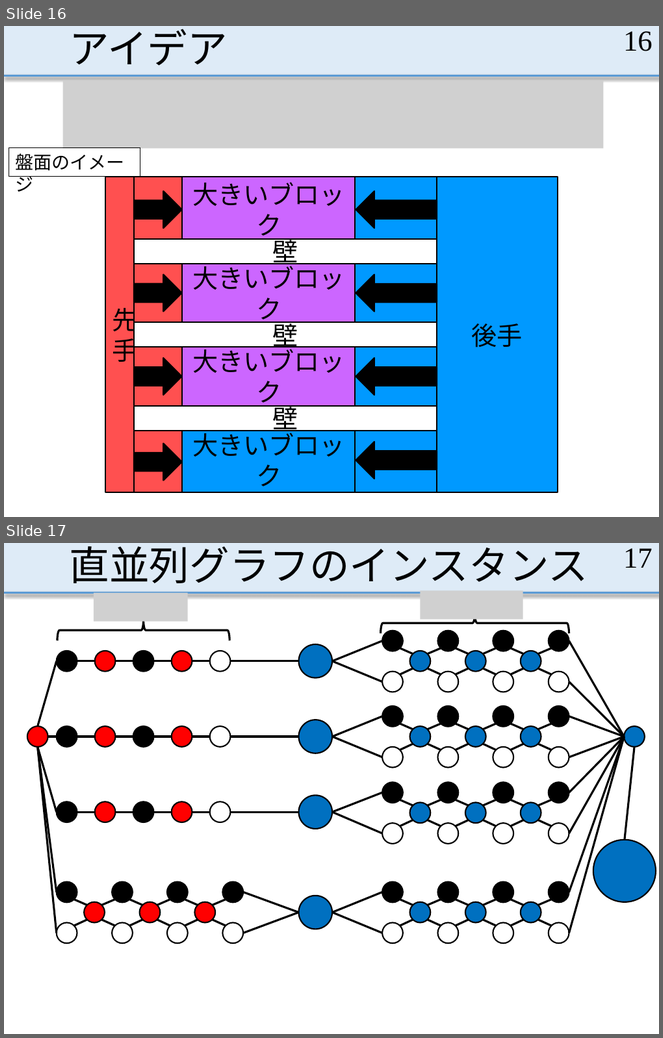
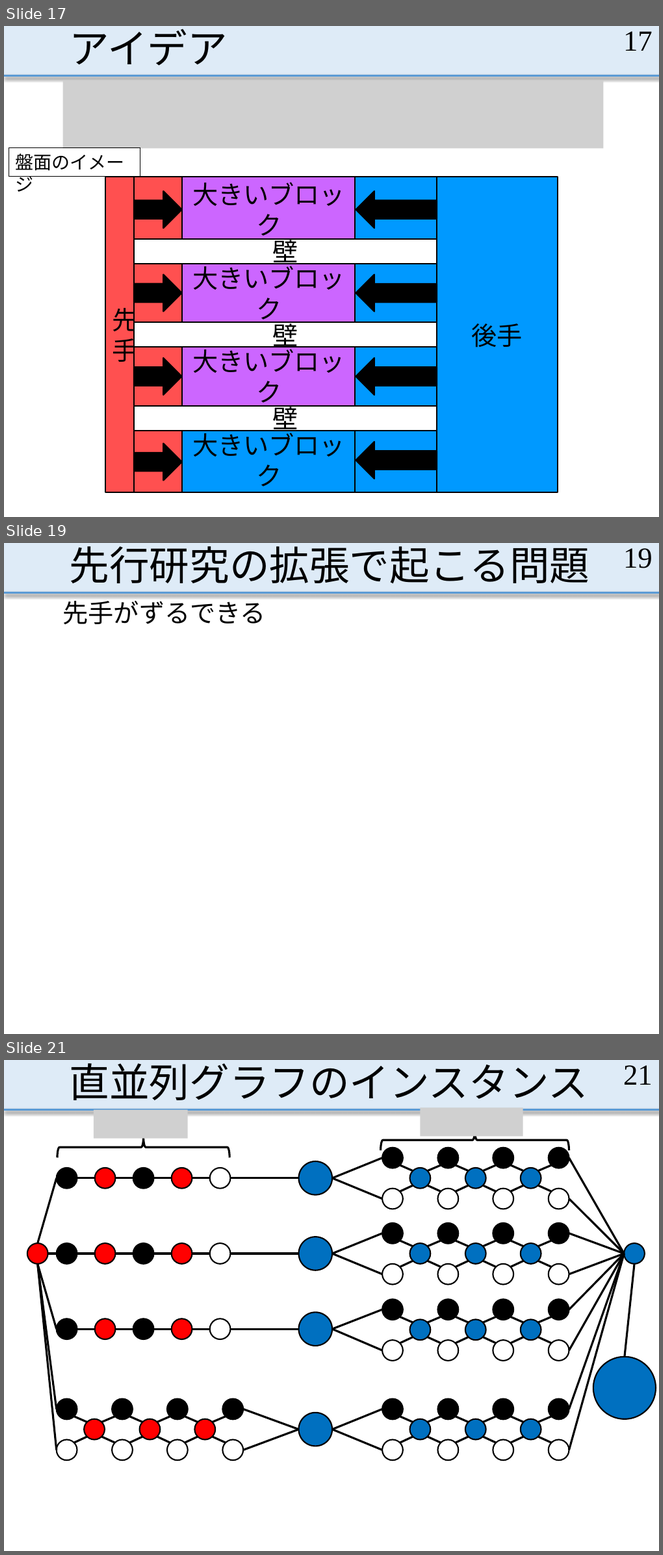
Before and after one commit to MasayaOda/SR, a slide deck: 191120oda.pptx. Shown one above the other, each under a label of ours: slides 16 and 17 before the commit, slides 17, 19 and 21 after it; the slides between them are not shown. The pictures are 663x1038 and 663x1555 pixels, drawn with LibreOffice and Linux fonts; fonts in the diff are those of the drawing; grey boxes stand for pictures. Boxes give left, top, right and bottom in pixels: in the first picture for what was removed or moved away, otherwise in the second. Text is boxed around its words. In the diff, an @@ line names an element or a change of style, - is before the commit and + after.

Commit message:
流れを確認できた

```diff
--- a/191120oda.pptx
+++ b/191120oda.pptx
@@ slide 19 added at <box>4,543,659,1034</box>, background #FFFFFF; not listed: 2 template elements that a slide beside it also shows @@
@@ title added at <box>70,546,590,584</box>, 44 pt, text #000000 @@
+先行研究の拡張で起こる問題
@@ page number added at <box>623,548,653,568</box>, 32 pt, text #000000 @@
+19
@@ text added at <box>63,596,266,624</box>, 28 pt, text #000000 @@
+先手がずるできる
@@ what was slide 16 is now slide 17 @@
@@ page number at <box>623,31,653,51</box>: text changed @@
-16
+17
@@ what was slide 17 is now slide 21 @@
@@ page number at <box>623,1065,653,1085</box>: text changed @@
-17
+21
```
Also in this commit, not shown: 6 slides changed, 3 other slides added.
